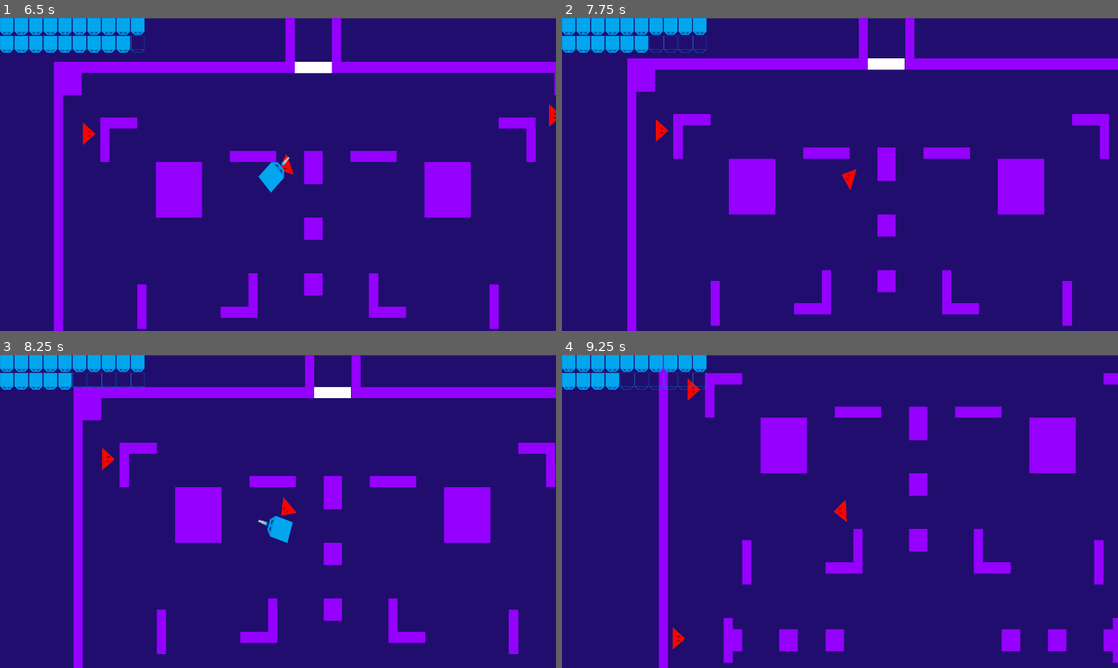
Above: before the commit, frames 1-4 (two rows, left to right).
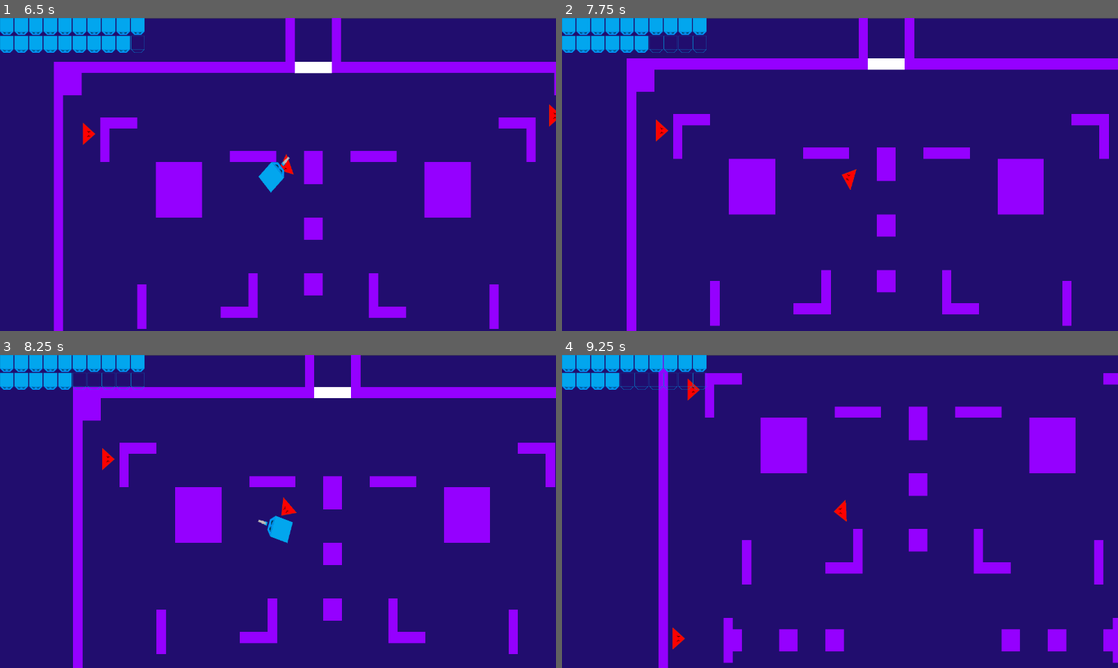
Above: after the commit, the same moments.

Repository: chaco470/CubeCrawler
Game: Godot game, scene res://GUI/MainMenu.tscn
The game is run twice, just before and just after one commit, with the same random seed, the same clock (stepped at 60 frames per second) and the same inputs.
Inputs (mouse positions are in pixels of both pictures, inside the frame that each line leads up to):
- Up to frame 1 (6.5 s): tap Enter (ui_accept) at 0.5, 0.77, 1.52, 3.02, 3.77, 4.52, 6.02 s; move the mouse to (250, 237) at 0.52 s; hold Up (_up) 0.53-2.03 s; click (250, 237) at 0.6 s; move the mouse to (444, 221) at 1.27 s; tap Right (_rigth) every 1.5 s from 1.35 to 5.85 s; move the mouse to (111, 127) at 2.02 s; hold Left (_left) 2.03-3.53 s; click (111, 127) at 2.1 s; move the mouse to (305, 174) at 2.77 s; move the mouse to (194, 96) at 3.52 s; hold Down (_down) 3.53-4.28 s; click (194, 96) at 3.6 s; move the mouse to (400, 158) at 4.27 s; hold Up (_up) from 4.28 s (still down); move the mouse to (166, 190) at 5.02 s; click (166, 190) at 5.1 s; move the mouse to (333, 105) at 5.77 s
- Up to frame 2 (7.75 s): keep holding Up (_up); move the mouse to (812, 237) at 6.52 s; click (812, 237) at 6.6 s; tap Enter (ui_accept) at 6.77, 7.52 s; move the mouse to (1006, 221) at 7.27 s; tap Right (_rigth) at 7.35 s
- Up to frame 3 (8.25 s): move the mouse to (111, 464) at 8.02 s; release Up (_up) at 8.03 s; hold Down (_down) from 8.03 s (still down); click (111, 464) at 8.1 s
- Up to frame 4 (9.25 s): move the mouse to (867, 511) at 8.77 s; release Down (_down) at 8.78 s; hold Left (_left) from 8.78 s (still down); tap Right (_rigth) at 8.85 s; tap Enter (ui_accept) at 9.02 s

Frame 1 is identical in both runs. In frame 2, 0.3% of the frame differs, in the area x 11-97%, y 0-100%; in frame 3, 0.4%, in the area x 13-99%, y 0-100%; in frame 4, 0.3%.

Commit message:
correcciones

Diff:
--- a/Assets/Rooms/RoomManager_5.tscn
+++ b/Assets/Rooms/RoomManager_5.tscn
@@ -68,7 +68,7 @@
 position = Vector2( 152, 552 )
 
 [node name="Enemy_melee_b3" parent="." instance=ExtResource( 3 )]
-position = Vector2( 40, -24 )
+position = Vector2( 272, 368 )
 
 [node name="Enemy_melee_b2" parent="." instance=ExtResource( 3 )]
 position = Vector2( 896, 1024 )
@@ -83,4 +83,4 @@
 position = Vector2( 1232, -208 )
 
 [node name="Enemy_shoot4" parent="." instance=ExtResource( 4 )]
-position = Vector2( 104, 1088 )
+position = Vector2( 528, 880 )
--- a/Assets/Scenes/GoldenRoom.tscn
+++ b/Assets/Scenes/GoldenRoom.tscn
@@ -1,8 +1,7 @@
-[gd_scene load_steps=15 format=2]
+[gd_scene load_steps=14 format=2]
 
 [ext_resource path="res://Assets/Images/Tile-G-Room3-04-03-02.png" type="Texture" id=1]
 [ext_resource path="res://Assets/Scenes/SpeedUp.tscn" type="PackedScene" id=2]
-[ext_resource path="res://Assets/Scenes/Puerta.tscn" type="PackedScene" id=3]
 [ext_resource path="res://Assets/Scenes/SizeDown.tscn" type="PackedScene" id=4]
 [ext_resource path="res://Assets/Scripts/ItemSpawner.gd" type="Script" id=5]
 [ext_resource path="res://Assets/Scenes/HealthUp.tscn" type="PackedScene" id=6]
@@ -80,10 +79,6 @@
 
 [node name="GoldenRoom" type="Node"]
 
-[node name="Puerta" parent="." instance=ExtResource( 3 )]
-position = Vector2( 608.038, 1200.21 )
-rotation = 3.14159
-
 [node name="TileMap" type="TileMap" parent="."]
 tile_set = SubResource( 7 )
 cell_size = Vector2( 32, 32 )
--- a/Assets/Scenes/World.tscn
+++ b/Assets/Scenes/World.tscn
@@ -5,7 +5,7 @@
 [ext_resource path="res://Assets/Images/Background.png" type="Texture" id=3]
 [ext_resource path="res://Assets/Images/Tile-1-03.png" type="Texture" id=4]
 [ext_resource path="res://Assets/Scripts/CrossAir.gd" type="Script" id=5]
-[ext_resource path="res://Assets/Images/CrossAir-04.png" type="Texture" id=6]
+[ext_resource path="res://Assets/Images/CrossAir-04b.png" type="Texture" id=6]
 [ext_resource path="res://Assets/Scenes/Enemigos.gd" type="Script" id=7]
 [ext_resource path="res://Assets/Scenes/Puerta.tscn" type="PackedScene" id=8]
 [ext_resource path="res://Assets/Scenes/Enemy_melee_b.tscn" type="PackedScene" id=10]
@@ -85,10 +85,7 @@
 
 [node name="GoldenRoom" parent="." instance=ExtResource( 15 )]
 
-[node name="Puerta" parent="GoldenRoom" index="0"]
-position = Vector2( 3008.04, -687.79 )
-
-[node name="TileMap" parent="GoldenRoom" index="1"]
+[node name="TileMap" parent="GoldenRoom" index="0"]
 position = Vector2( 2400, -1888 )
 
 [node name="Area2D" parent="GoldenRoom/ItemSpawner" index="0"]
Binary file added: Assets/Images/CrossAir-04b.png
Not shown, added: Assets/Images/CrossAir-04b.png.import
